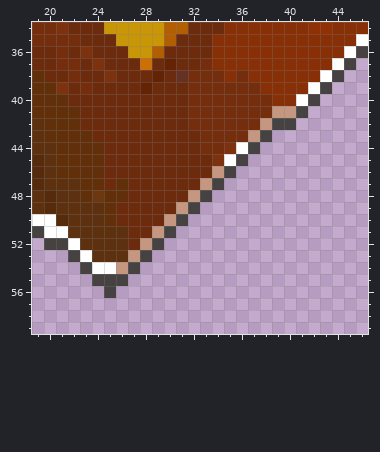
Edited in one commit: pixel-art file (chartlet/blood vial.ase). Above: the version before the commit.
64x64 pixels, 1 frame. Colours within 5 levels of each other are drawn and written as one. Shown: x 19..46, y 34..59.
After the commit:
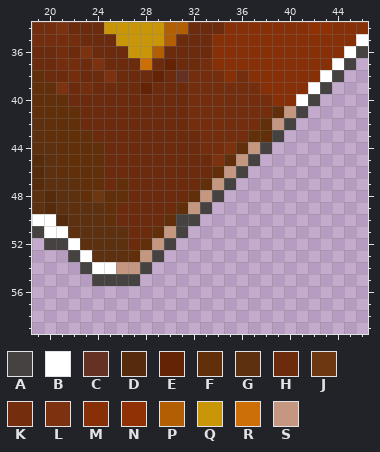
Palette (. is transparent): A #464242  B #ffffff  C #643123  D #552b0c  E #642305  F #612f0a  G #5d3010  H #6c2b0d  J #6c3711  K #742e0e  L #7c310f  M #873007  N #8f3105  P #b25f03  Q #c99607  R #cd6f07  S #c59680
From old to new:
y 41: x 39 S -> F
y 42: x 38..39 SA -> FS
y 43: x 37..39 SA. -> FFA
y 44: x 36..38 BA. -> FSA
y 45: x 35..37 BA. -> FSA
y 46: x 34..36 SA. -> FSA
y 47: x 33..35 SA. -> FSA
y 48: x 32..34 SA. -> FSA
y 49: x 31..33 SA. -> FSA
y 50: x 30 S -> F; x 32 . -> A
y 51: x 29..31 SA. -> FSA
y 52: x 28..30 SA. -> FSA
y 53: x 27..29 SA. -> FSA
y 54: x 27..28 A. -> SA
y 55: x 27 . -> A
y 56: x 25 A -> .
Changed places in both pictures, as pixel boxes (x1, y1, x2, y2):
changed: (104, 106, 284, 298)
